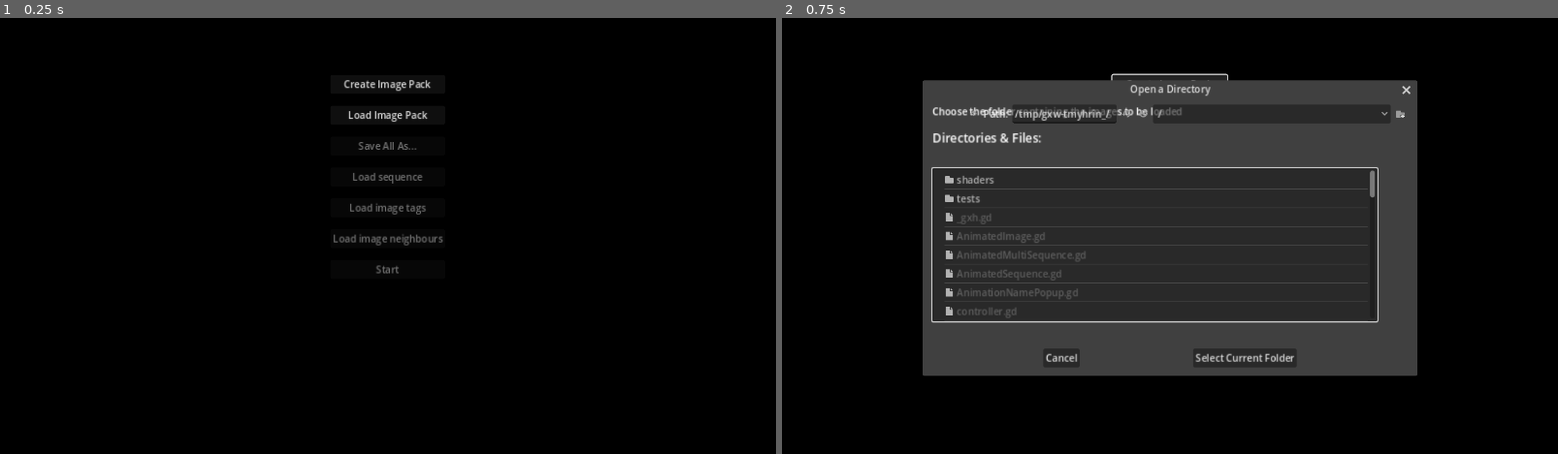
Above: before the commit, frames 1-2 (left to right).
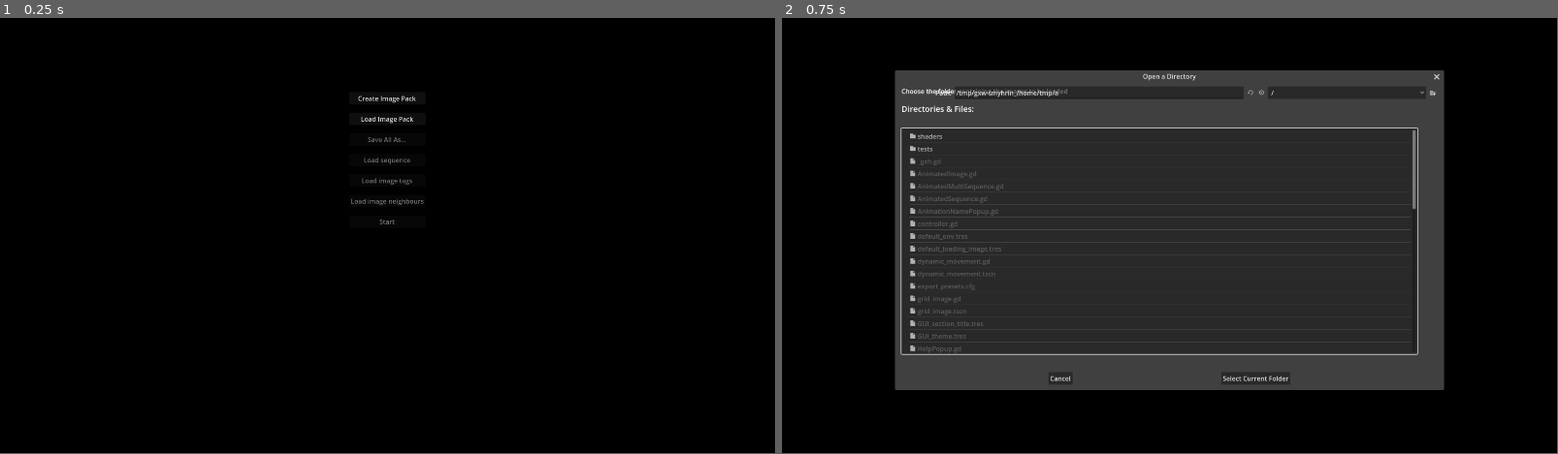
Above: after the commit, the same moments.

Repository: RKelln/seek
Game: Godot game, scene res://loading.tscn
The game is run twice, just before and just after one commit, with the same random seed, the same clock (stepped at 60 frames per second) and the same inputs.
Inputs:
- Up to frame 1 (0.25 s): no input
- Up to frame 2 (0.75 s): click "Create Image Pack" at 0.5 s
In our replay, the window is 800x450 before the commit and 799x449 after it. These sizes can differ from the game's own. Grey fills any space a smaller window leaves; there, only what the larger window draws over its background counts as a difference.

The runs differ from the first frame. In frame 1, 1.0% of the frame differs, in the area x 43-58%, y 14-59%; in frame 2, 13%, in the area x 14-86%, y 12-86%.

Commit message:
remove vsync, scale and stretch

Diff:
--- a/project.godot
+++ b/project.godot
@@ -29,8 +29,7 @@
 
 window/size/viewport_width=1920
 window/size/viewport_height=1080
-window/stretch/mode="canvas_items"
-window/stretch/scale=1.5
+window/vsync/vsync_mode=0
 window/size/width=1920
 window/size/height=1080
 
